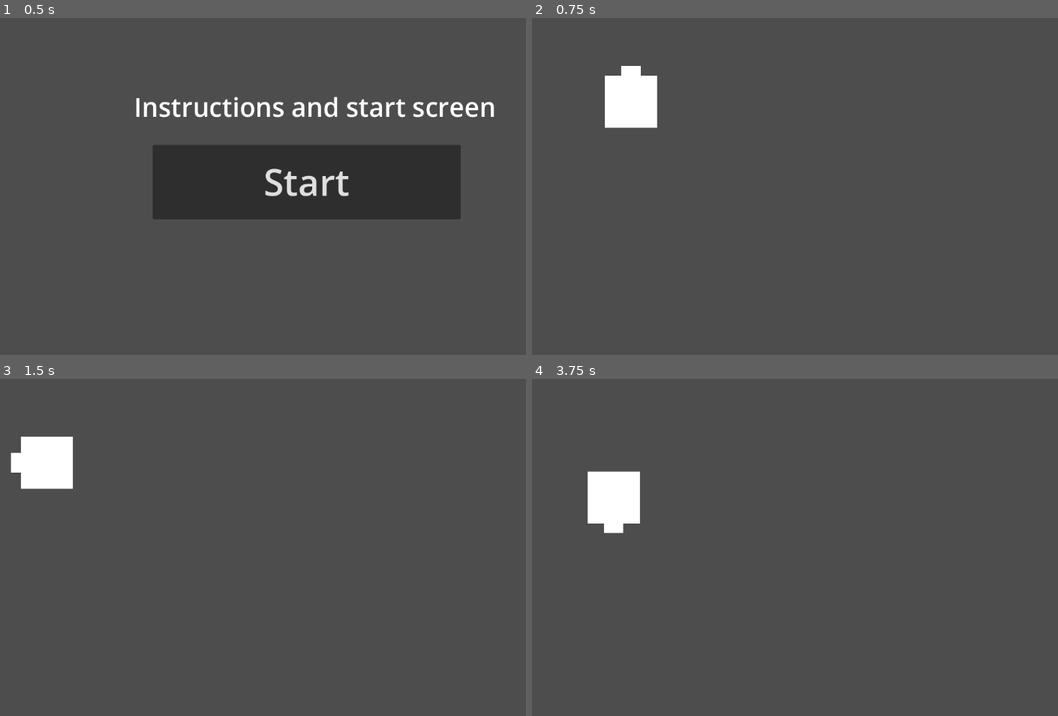
Above: before the commit, frames 1-4 (two rows, left to right).
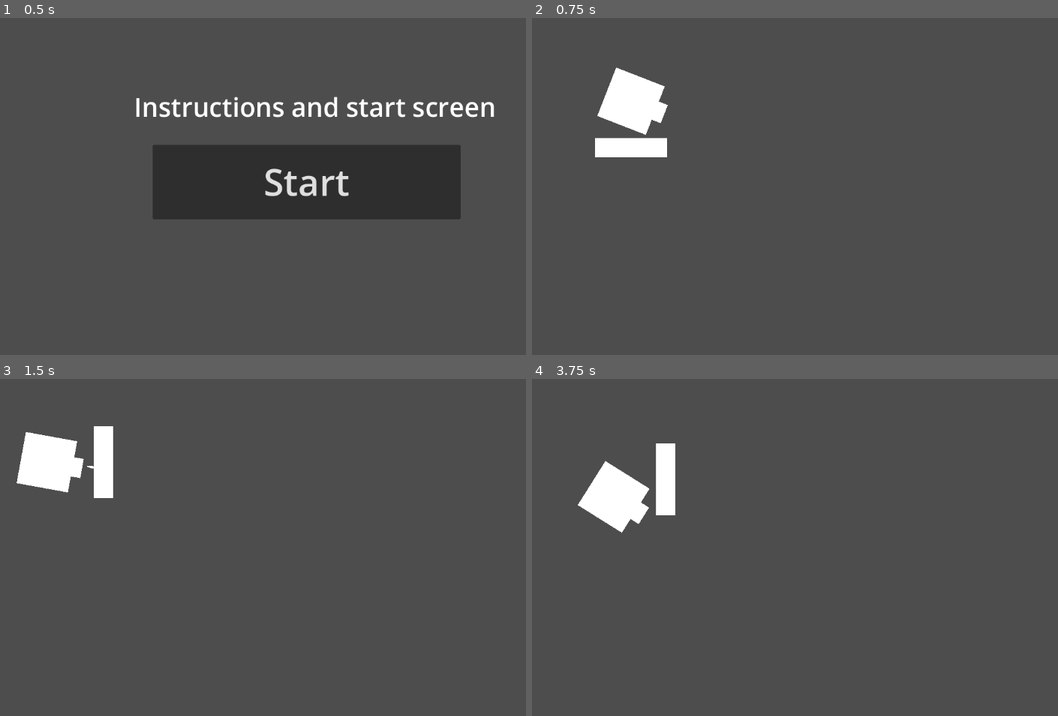
Above: after the commit, the same moments.

Repository: bookworm6/GodsOfPixels
Game: Godot game, scene res://source/instructions.tscn
Same seed, same stepped clock (60 frames per second), same inputs: the game is played once before the commit and once after it.
Inputs (mouse positions are in pixels of both pictures, inside the frame that each line leads up to):
- Up to frame 1 (0.5 s): no input
- Up to frame 2 (0.75 s): click "Start" at 0.5 s
- Up to frame 3 (1.5 s): tap Enter at 1.25 s; move the mouse to (431, 530) at 1.27 s; hold Right (ui_right) from 1.28 s (still down); hold A (a) from 1.28 s (still down); tap Space (SPACEBAR) at 1.35 s
- Up to frame 4 (3.75 s): move the mouse to (710, 564) at 2.02 s; release Right (ui_right) at 2.03 s; release A (a) at 2.03 s; hold Down (ui_down) 2.03-2.78 s; tap A (a) at 2.1 s; tap D (d) at 2.3 s; tap Space (SPACEBAR) at 2.75 s; move the mouse to (889, 473) at 2.77 s; hold Right (ui_right) 2.78-3.53 s; hold D (d) 2.78-3.53 s; tap S (s) at 3.05, 3.6 s; move the mouse to (800, 614) at 3.52 s; hold Up (ui_up) from 3.53 s (still down)

Frame 1 is identical in both runs. In frame 2, 1.3% of the frame differs, in the area x 11-26%, y 14-42%; in frame 3, 1.3%; in frame 4, 1.4%, in the area x 8-28%, y 19-46%.

Commit message:
new turn and shielc

Diff:
--- /dev/null
+++ b/project/Shield.gd
@@ -0,0 +1,12 @@
+extends StaticBody2D
+
+
+# Called when the node enters the scene tree for the first time.
+func _ready():
+	pass # Replace with function body.
+
+func bulletColision():
+	pass
+# Called every frame. 'delta' is the elapsed time since the previous frame.
+func _process(delta):
+	pass
--- /dev/null
+++ b/project/Shield.tscn
@@ -0,0 +1,19 @@
+[gd_scene load_steps=4 format=3 uid="uid://cp1t7sdcugtu8"]
+
+[ext_resource type="Script" path="res://Shield.gd" id="1_8xwef"]
+
+[sub_resource type="RectangleShape2D" id="RectangleShape2D_7f303"]
+size = Vector2(136, 37)
+
+[sub_resource type="BoxMesh" id="BoxMesh_djbw7"]
+
+[node name="StaticBody2D" type="StaticBody2D"]
+script = ExtResource("1_8xwef")
+
+[node name="CollisionShape2D" type="CollisionShape2D" parent="."]
+shape = SubResource("RectangleShape2D_7f303")
+
+[node name="MeshInstance2D" type="MeshInstance2D" parent="CollisionShape2D"]
+position = Vector2(2.86102e-06, -9.53674e-07)
+scale = Vector2(138, 37)
+mesh = SubResource("BoxMesh_djbw7")
--- a/project/source/Bullet.gd
+++ b/project/source/Bullet.gd
@@ -38,6 +38,7 @@
 	print(body.get_name())
 	body.bulletColision()
 
+
 #
 #
 #func _on_area_2d_area_entered(area):
--- a/project/source/MAIN.gd
+++ b/project/source/MAIN.gd
@@ -1,5 +1,6 @@
 extends Node
 @onready var Character = $CharacterBody2D
+@onready var shield = $StaticBody2D
 var bulletBase = preload("res://source/Bullet.tscn")
 var enemyScene = preload("res://source/enemy.tscn")
 var spawnTimerStarted
@@ -18,14 +19,32 @@
 	newBullet.set_collision_mask_value(3,true)
 	newBullet.setAreaBodyCollisionMask(3,true)
 	newBullet.rotation_degrees = Character.rotation_degrees+90
-	if Character.rotation_degrees == -180:
-		newBullet.velocity = (Vector2(0, 1000))
-	if Character.rotation_degrees == 0:
-		newBullet.velocity = (Vector2(0, -1000))
-	if Character.rotation_degrees == 90:
-		newBullet.velocity = (Vector2(1000, 0))
-	if Character.rotation_degrees == -90:
-		newBullet.velocity = (Vector2(-1000, 0))
+	var newbulletrotation = 90 - abs(Character.rotation_degrees)
+	var newBulletYvel = 1000*cos(Character.rotation)
+	var newBulletXvel = 1000*sin(Character.rotation)
+	newBullet.velocity = Vector2(newBulletXvel, -newBulletYvel)
+var down
+var left
+var right
+var up
+func shield_move():
+
+	if down == true:
+		shield.position.x = Character.position.x
+		shield.position.y = Character.position.y + 100
+		shield.rotation_degrees = 0
+	elif left == true:
+		shield.position.x = Character.position.x - 100
+		shield.position.y = Character.position.y
+		shield.rotation_degrees = 90
+	elif right == true:
+		shield.position.x = Character.position.x + 100
+		shield.position.y = Character.position.y
+		shield.rotation_degrees = 90
+	elif right == true:
+		shield.position.x = Character.position.x
+		shield.position.y = Character.position.y - 100
+		shield.rotation_degrees = 0
 
 
 # Called every frame. 'delta' is the elapsed time since the previous frame.
@@ -38,6 +57,26 @@
 	for enemy in enemeySpawnList:
 		if enemy!=null:
 			enemy.setTargetPosition(Character.position)
+	shield_move()
+	if Input.is_action_just_pressed("ui_down") or Input.is_action_just_pressed("ui_up") or Input.is_action_just_pressed("ui_left") or Input.is_action_just_pressed("ui_right"):
+		shieldcheck()
+func shieldcheck():
+	if Input.is_action_just_pressed("ui_down"):
+		down = true
+	else:
+		down = false
+	if Input.is_action_just_pressed("ui_left"):
+		left = true
+	else:
+		left = false
+	if Input.is_action_just_pressed("ui_right"):
+		right = true
+	else:
+		right = false
+	if Input.is_action_just_pressed("ui_up"):
+		up = true
+	else:
+		up = false
 
 
 func _on_spawn_timer_timeout():
--- a/project/source/Player_1.gd
+++ b/project/source/Player_1.gd
@@ -3,24 +3,42 @@
 
 const SPEED = 300.0
 signal player1Dead
+var mousePos
+var mouseX
+var mouseY
+var characterPos
+var characterX
+var characterY
+var relativeMouseX
+var relativeMouseY
+func look():
+	mousePos = get_viewport().get_mouse_position()
+	mouseX = mousePos[0]
+	mouseY = mousePos[1]
+	characterPos = position
+	characterX = characterPos[0]
+	characterY = characterPos[1]
+	#print(mouseX - characterX, "   ", mouseY - characterY)
+	relativeMouseX = mouseX - characterX
+	relativeMouseY = mouseY - characterY
+	rotation = atan2(relativeMouseY,relativeMouseX)
+	rotation_degrees += 90
+
+func _process(delta):
+	look()
 
 
-func _process(delta):
 	# As good practice, you should replace UI actions with custom gameplay actions.
 	if Input.is_action_pressed("w"):
-		rotation_degrees = 0
 		velocity.y = -500
 
 	elif Input.is_action_pressed("a"):
-		rotation_degrees = 270
 		velocity.x = -500
 		velocity.y = 0
 	elif Input.is_action_pressed("s"):
-		rotation_degrees = 180
 		velocity.y = 500
 		velocity.x = 0
 	elif Input.is_action_pressed("d"):
-		rotation_degrees = 90
 		velocity.x =500
 		velocity.y = 0
 	else:
--- a/project/source/main.tscn
+++ b/project/source/main.tscn
@@ -1,14 +1,15 @@
-[gd_scene load_steps=4 format=3 uid="uid://3obgln0pies6"]
+[gd_scene load_steps=5 format=3 uid="uid://3obgln0pies6"]
 
 [ext_resource type="Script" path="res://source/MAIN.gd" id="1_e62wv"]
 [ext_resource type="PackedScene" uid="uid://cmh5cgbjo3ce3" path="res://source/Player_1.tscn" id="2_hi0ow"]
+[ext_resource type="PackedScene" uid="uid://cp1t7sdcugtu8" path="res://Shield.tscn" id="4_eb0c7"]
 [ext_resource type="Script" path="res://source/Player_1.gd" id="4_su2iw"]
 
 [node name="Main" type="Node"]
 script = ExtResource("1_e62wv")
 
 [node name="CharacterBody2D" parent="." instance=ExtResource("2_hi0ow")]
-position = Vector2(190, 161)
+position = Vector2(190, 160)
 rotation = 0.0
 script = ExtResource("4_su2iw")
 
@@ -16,5 +17,8 @@
 wait_time = 5.0
 one_shot = true
 
+[node name="StaticBody2D" parent="." instance=ExtResource("4_eb0c7")]
+position = Vector2(190, 250)
+
 [connection signal="player1Dead" from="CharacterBody2D" to="." method="_on_character_body_2d_player_1_dead"]
 [connection signal="timeout" from="Timer" to="." method="_on_spawn_timer_timeout"]
